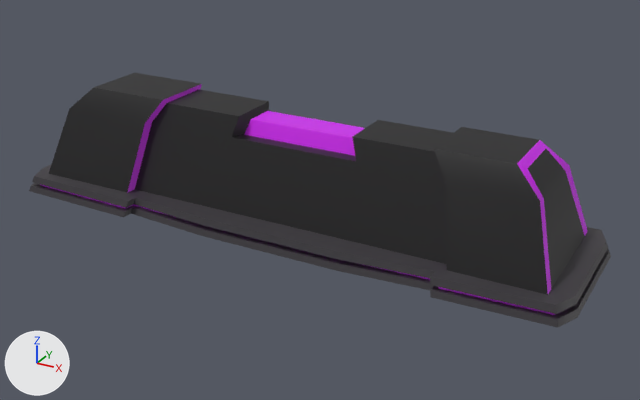
The FBX model Abscondence Beta - Project/Assets/Models/Barrier_Double.fbx: old version first, new version second.
Camera for both pictures: a 50 mm camera at (3.39, -6.05, 3.22) aimed at (0.07, -0.01, 0.2). Every picture has the same lights, and +X, +Y and +Z are marked at lower left. Where no turn or scale is listed for an object, it has been applied to the vertices.

The first picture shows 'Barrier_Double1'.
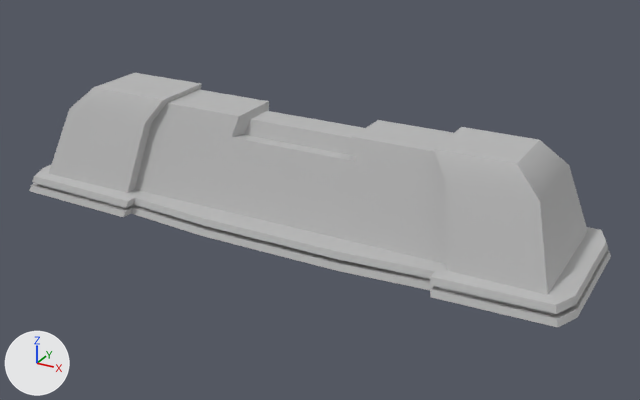
Scene script edits in JSON lines:
```json
{"op": "add", "block": "mat_barrier_mat", "code": ["mat_barrier_mat = principled_material('Barrier_mat')", "mat_barrier_mat.base_color = (0.5, 0.5, 0.5)  # grey #bcbcbc"]}
{"block": "me_mesh", "where": "me_mesh.from_pydata(...)  # 188 vertices, 177 faces; spans x -2.69..2.39, y -0.73..0.73, z -0.03..0.95"}
{"block": "me_mesh", "where": "# used by ob_barrier_double1; location = (0.0, 0.0, 0.0)"}
{"block": "me_mesh", "change": "me_mesh part 1: all 34 faces that had it switch from mat_metal_dark1 (black #161517) to mat_barrier_mat (grey #bcbcbc)"}
{"block": "me_mesh", "change": "me_mesh part 2: all 43 faces that had it switch from mat_purple_light1 (purple #d01ef0) to mat_barrier_mat (grey #bcbcbc)"}
{"block": "me_mesh", "change": "me_mesh part 3: all 100 faces that had it switch from mat_metal_light1 (black #39363b) to mat_barrier_mat (grey #bcbcbc)"}
```

Boxes (x1, y1, x2, y2) around the edits, measured in the pictures (640 x 400 px):
```json
{"part": 1, "of": "me_mesh", "change": "recoloured", "before": [49, 73, 585, 295], "after": [49, 73, 585, 295], "on screen": "black to grey"}
{"part": 2, "of": "me_mesh", "change": "recoloured", "before": [40, 84, 588, 315], "after": [40, 84, 588, 315], "on screen": "purple to grey"}
{"part": 3, "of": "me_mesh", "change": "recoloured", "before": [29, 164, 611, 327], "after": [29, 164, 611, 327], "on screen": "black to grey"}
```
